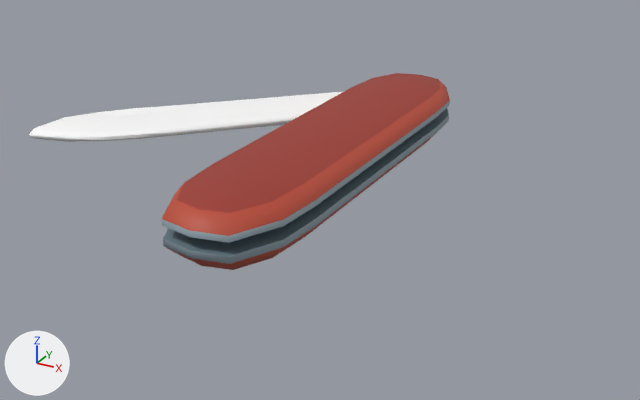
One commit to the glTF model EverythingLibraryBrowser/models/human/human-tools-pocket-knife/human-tools-pocket-knife_v1.glb: the scene before it, then after it.
Before and after are seen from a 50 mm lens placed at (0.1089, -0.1562, 0.0718), pointed at (0.0243, -0.0023, -0.0051). Lighting does not change. The marker at lower left points along +X, +Y and +Z. The first picture is the older version. Vertices at exactly the same position are counted once.

Objects in the first picture: 'Pocket Knife'.
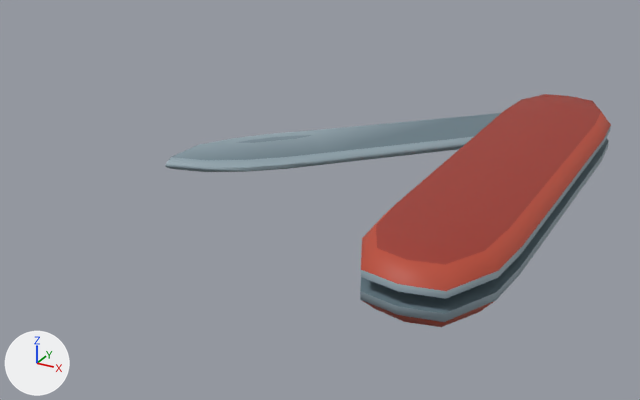
The change, as a diff of the scene's bpy script:
```diff
--- a/EverythingLibraryBrowser/models/human/human-tools-pocket-knife/human-tools-pocket-knife_v1.glb.py
+++ b/EverythingLibraryBrowser/models/human/human-tools-pocket-knife/human-tools-pocket-knife_v1.glb.py
@@ me_mesh_004 @@
 # used by ob_pocket_knife; location = (0.0, 0.0, 0.0)
-me_mesh_004.from_pydata(...)  # 175 vertices, 338 faces; spans x -0.038..0.038, y -0.05..0.05, z 0.0..0.0107
-me_mesh_004.materials.append(mat_mat_standard_118)
+me_mesh_004.from_pydata(...)  # 75 vertices, 146 faces; spans x -0.038..0.0325, y -0.0235..0.049, z 0.0042..0.0068
+# me_mesh_004 part 1: the loose piece of 50 vertices spanning x 0.0135..0.038, y -0.05..0.05, z 0.0..0.0042 is deleted
+# me_mesh_004 part 2: the loose piece of 50 vertices spanning x 0.0135..0.038, y -0.05..0.05, z 0.0067..0.0107 is deleted
+# me_mesh_004 part 3: 146 kept faces spanning x -0.038..0.0325, y -0.0235..0.049, z 0.0042..0.0068 get new vertex colours; the middle colour goes from white #ffffff to greyish blue #899ba4
 me_mesh_004.materials.append(mat_mat_refl_031)
@@ me_mesh_001 @@
+me_mesh_001.from_pydata(...)  # 100 vertices, 192 faces; spans x 0.0135..0.038, y -0.05..0.05, z 0.0..0.0107
+me_mesh_001.materials.append(mat_mat_standard_118)
@@ ob_pocket_knife @@
 ob_pocket_knife = bpy.data.objects.new('Pocket Knife', me_mesh_004)
-ob_pocket_knife.location = (0.0, 0.0, 0.0)
+ob_pocket_knife.location = (0.038, 0.0, 0.0)
@@ ob_pocket_knife_001 @@
+ob_pocket_knife_001 = bpy.data.objects.new('Pocket Knife.001', me_mesh_001)
+ob_pocket_knife_001.location = (0.038, 0.0, 0.0)
```

Boxes [x1, y1, x2, y2] around the edits, measured in the pictures (640 x 400 px):
'Pocket Knife', reshaped, moved
    before: [29, 73, 450, 270]
    after: [166, 113, 501, 172]
'Pocket Knife.001', added
    after: [360, 94, 611, 327]
part 1 of me_mesh_004, deleted
    before: [163, 108, 449, 270]
part 2 of me_mesh_004, deleted
    before: [161, 73, 450, 243]
part 3 of me_mesh_004, recoloured
    before: [29, 92, 342, 142]
    after: [166, 113, 501, 172]
